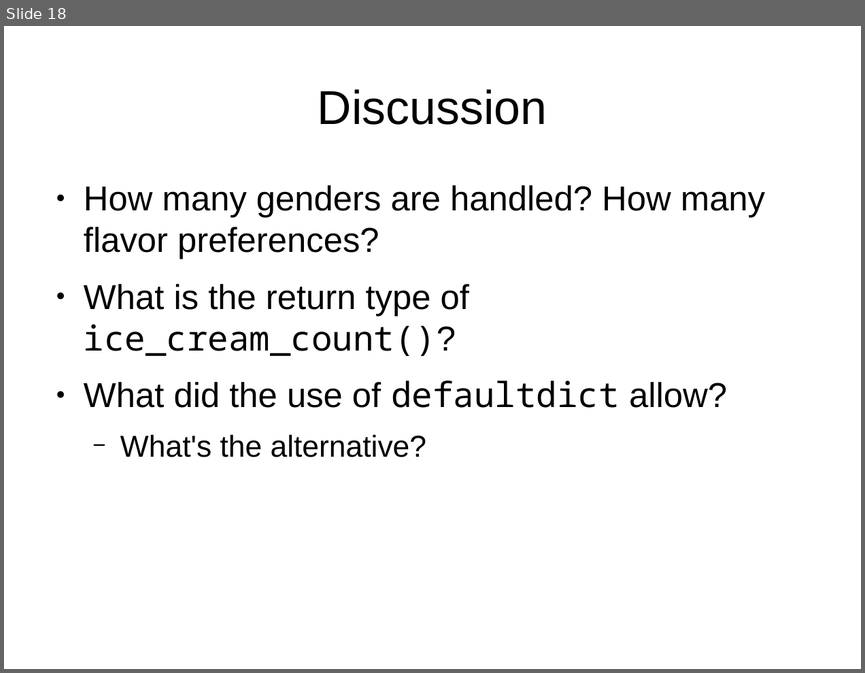
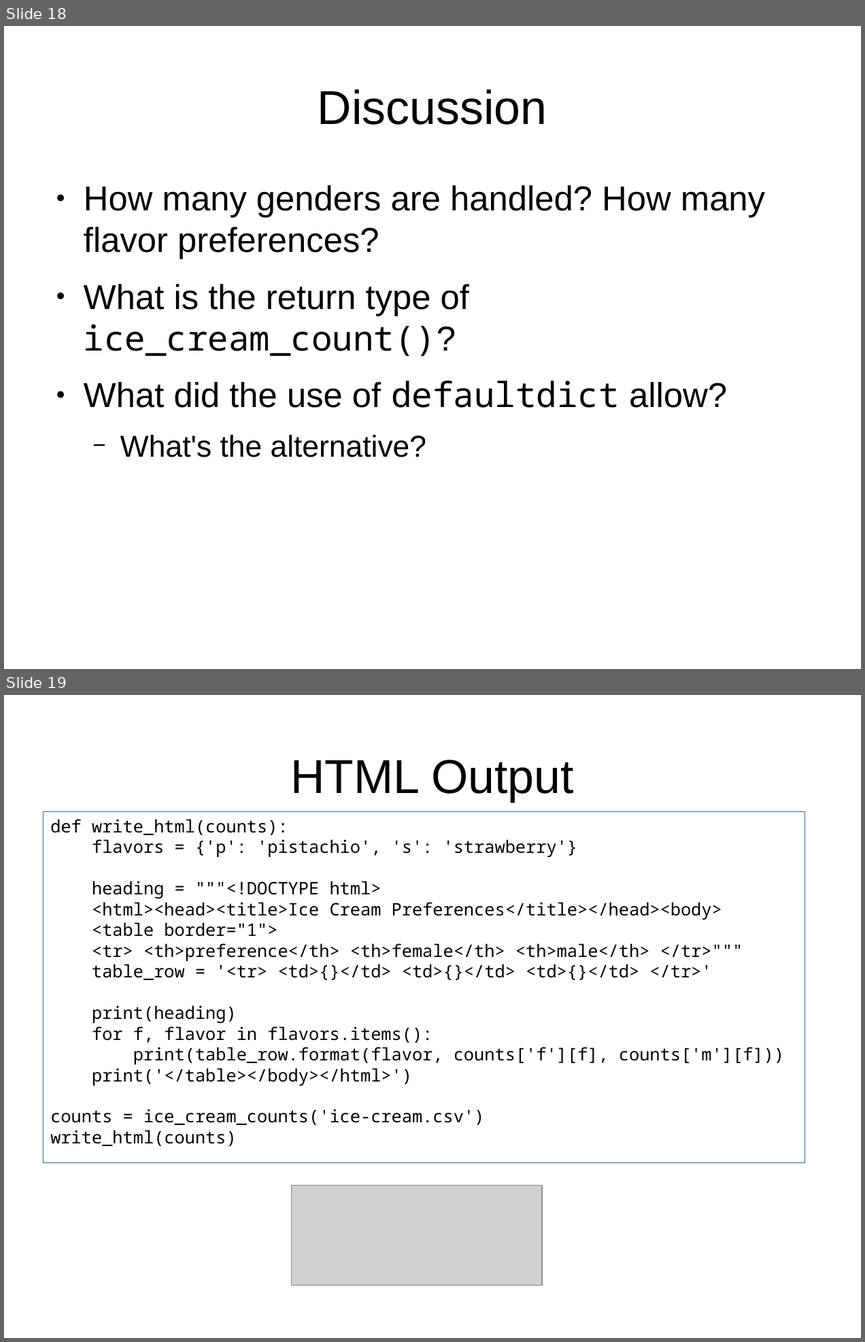
Before and after one commit to mwartell/gdi-ct, a slide deck: gdi-py102.odp. Shown one above the other, each under a label of ours: slide 18 before the commit, slides 18 and 19 after it. The pictures are 865x673 and 865x1342 pixels, drawn with LibreOffice and Linux fonts; fonts in the diff are those of the drawing; grey boxes stand for pictures. Boxes give left, top, right and bottom in pixels: in the first picture for what was removed or moved away, otherwise in the second. Text is boxed around its words. In the diff, an @@ line names an element or a change of style, - is before the commit and + after.

Commit message:
draft presentation complete

```diff
--- a/gdi-py102.odp
+++ b/gdi-py102.odp
@@ slide 19 added at (4,695,861,1338), background #FFFFFF @@
@@ title added at (290,760,573,802), 44 pt, text #000000 @@
+HTML Output
@@ rectangle added at (43,812,805,1163), outline #3465A4 0 pt, 16 pt, text #000000 @@
+def write_html(counts):
+flavors = {'p': 'pistachio', 's': 'strawberry'}
+heading = """<!DOCTYPE html>
+<html><head><title>Ice Cream Preferences</title></head><body>
+<table border="1">
+<tr> <th>preference</th> <th>female</th> <th>male</th> </tr>"""
+table_row = '<tr> <td>{}</td> <td>{}</td> <td>{}</td> </tr>'
+print(heading)
+for f, flavor in flavors.items():
+print(table_row.format(flavor, counts['f'][f], counts['m'][f]))
+print('</table></body></html>')
+counts = ice_cream_counts('ice-cream.csv')
+write_html(counts)
@@ picture added at (292,1185,542,1285) @@
```
Also in this commit, not shown: 3 other files.
